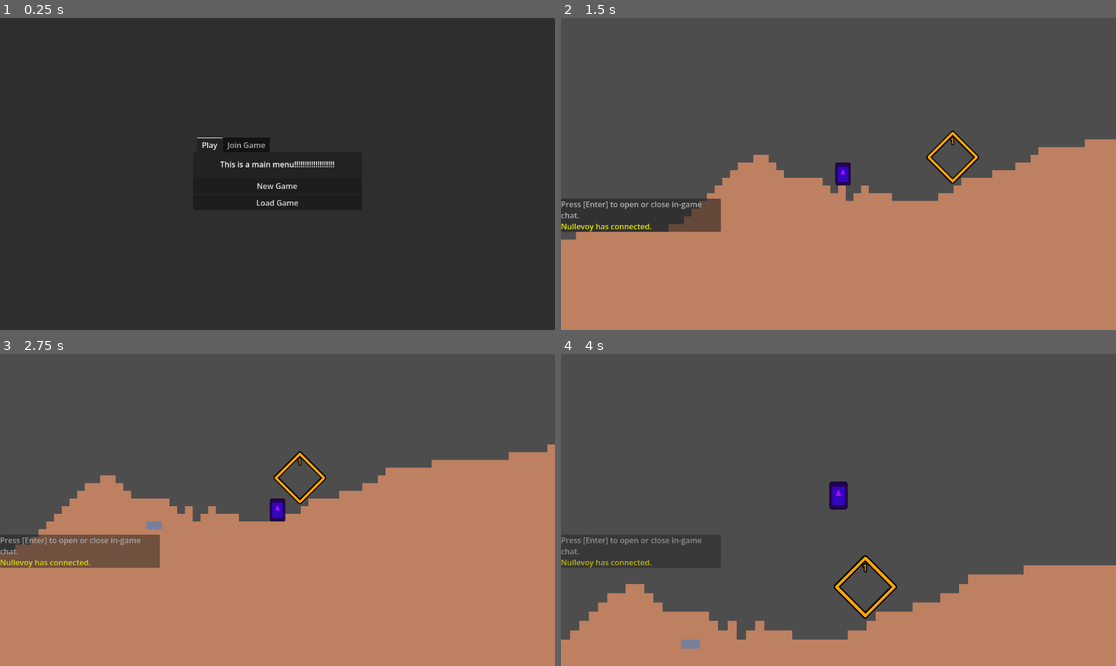
Above: before the commit, frames 1-4 (two rows, left to right).
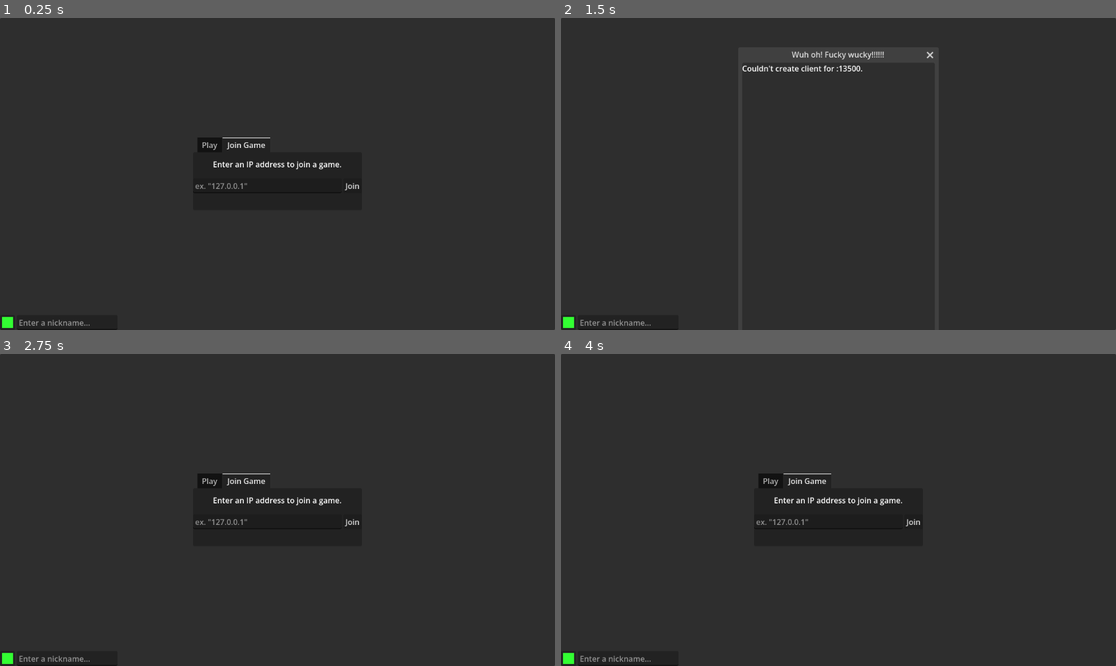
Above: after the commit, the same moments.

Repository: stacktrace-error/chunk-terrain
Game: Godot game, scene res://empty.tscn
The game is run twice, just before and just after one commit, with the same random seed, the same clock (stepped at 60 frames per second) and the same inputs. The engine's default icon, where the game draws it, is replaced by a stand-in: a white triangle on a blue panel in a dark square.
Inputs (mouse positions are in pixels of both pictures, inside the frame that each line leads up to):
- Up to frame 1 (0.25 s): no input
- Up to frame 2 (1.5 s): click (916, 186) at 0.5 s, where only the run after the commit has a clickable "Join"; move the mouse to (960, 158) at 1.27 s; hold D (right) from 1.28 s (still down); tap Middle mouse button (ping) at 1.35 s
- Up to frame 3 (2.75 s): move the mouse to (166, 525) at 2.02 s; release D (right) at 2.03 s; hold S (down) from 2.03 s (still down); click (166, 525) at 2.1 s
- Up to frame 4 (4 s): move the mouse to (894, 441) at 2.77 s; release S (down) at 2.78 s; hold D (right) 2.78-3.53 s; hold Right mouse button (remove_tile) 2.78-3.53 s; move the mouse to (810, 572) at 3.52 s; hold W (up) from 3.53 s (still down); tap Mouse wheel up (zoom_in) at 3.6 s

The runs differ from the first frame. In frame 1, 0.9% of the frame differs, in the area x 0-65%, y 38-100%; in frame 2, 96%; in frame 3, 100%, in the area x 0-100%, y 0-100%; in frame 4, 97%.

Commit message:
simple settings + sending player data

Diff:
--- /dev/null
+++ b/g_settings.gd
@@ -0,0 +1,33 @@
+extends Node
+
+var settings : Dictionary = {
+	"nickname" = "",
+	"nickname_color" = "33ff33",
+	"last_join_ip" = "",
+	"last_host_port" = ""
+}
+
+func write_setting(key:String, value:String) -> void:
+	var file : FileAccess = FileAccess.open("user://settings.json", FileAccess.WRITE)
+	settings[key] = value
+	file.store_string(JSON.stringify(settings, ""))
+	file.close()
+
+## Doesn't actually read, name is just for consistency.
+func read_setting(key:String) -> String:
+	return settings.get(key, "")
+
+func get_player() -> Dictionary:
+	return {
+		"nickname" = settings["nickname"],
+		"nickname_color" = settings["nickname_color"],
+	} if !Util.launch_args.has("no-name") else {
+		"nickname" = str(multiplayer.get_unique_id()),
+		"nickname_color" = "bebebe"
+	}
+
+func _ready() -> void:
+	var file : FileAccess = FileAccess.open("user://settings.json", FileAccess.READ)
+	if file:
+		settings = JSON.parse_string(file.get_as_text())
+		file.close()
--- a/multiplayer/g_lobby.gd
+++ b/multiplayer/g_lobby.gd
@@ -23,10 +23,12 @@
 
 func _process(_delta: float) -> void:
 	var p : MultiplayerPeer = multiplayer.multiplayer_peer
-	if p and !multiplayer.is_server(): connection_status = p.get_connection_status()
+	if p is ENetMultiplayerPeer and !multiplayer.is_server(): connection_status = p.get_connection_status()
 
 
 func host_parse_port(port_string:String="") -> bool:
+	Settings.write_setting("last_host_port", port_string)
+
 	var port : int = default_port
 	if !port_string.is_empty(): port = port_string.to_int()
 	return host(port)
@@ -39,13 +41,8 @@
 		ERR_ALREADY_IN_USE: ErrorPopup.show_with("Multiplayer peer already in use.")
 		OK:
 			multiplayer.multiplayer_peer = peer
-			multiplayer.peer_connected.connect(on_peer_connected)
 			multiplayer.peer_disconnected.connect(on_peer_disconnected)
-			#multiplayer.peer_disconnected.connect()
-			on_peer_connected(1)
-
-			# This could be on a button, but that's not needed right now
-			#if !has_started: rpc_start_game.rpc()
+			send_player()
 
 			DisplayServer.window_set_title.call_deferred("hosting")
 
@@ -54,6 +51,8 @@
 
 
 func join_parse_port(address:String) -> bool:
+	Settings.write_setting("last_join_ip", address)
+
 	var split : PackedStringArray = address.rsplit(":", false, 1)
 
 	if split.size() > 1: return join(split[0], split[1].to_int())
@@ -69,49 +68,53 @@
 		ERR_ALREADY_IN_USE: ErrorPopup.show_with("Multiplayer peer already in use.")
 		OK:
 			multiplayer.multiplayer_peer = peer
+			multiplayer.connected_to_server.connect(send_player)
+			multiplayer.server_disconnected.connect(quit)
 			multiplayer.peer_disconnected.connect(on_peer_disconnected)
-			multiplayer.server_disconnected.connect(quit)
 
 			DisplayServer.window_set_title.call_deferred(str(address, ":", port))
 			return true
 	return false
 
 
-func on_peer_connected(id:int) -> void:
-	if players.get(id): return
+func send_player() -> void:
+	rpc_send_player.rpc_id(1, Settings.get_player())
+
+@rpc("any_peer", "call_local")
+func rpc_send_player(player:Dictionary) -> void:
+	if !multiplayer.is_server(): return
+	player["id"] = multiplayer.get_remote_sender_id()
+	on_player_received(player)
+
+func on_player_received(player:Dictionary) -> void:
+	if players.get(player.id): return
 
 	# send current players to the new peer
-	for p : int in players:
-		rpc_add_player.rpc_id(id, p)
+	for p : Dictionary in players.values():
+		rpc_add_player.rpc_id(player.id, p)
 
-	rpc_add_player.rpc(id) # add the peer's player for everyone else
+	rpc_add_player.rpc(player) # add the peer's player for everyone else
 
-	Surfaces.on_peer_connected(id)
+	Surfaces.on_peer_connected(player.id)
 
 @rpc("call_local")
-func rpc_add_player(id:int) -> void:
-	if players.get(id):
-		print("attempted to add duplicate player " + str(id))
+func rpc_add_player(player:Dictionary) -> void:
+	if players.get(player.id):
+		print("attempted to add duplicate player " + player.id)
 		return
-
-	var player : Dictionary = {
-		"id" = id,
-		"nickname" = "Nullevoy" if id == 1 else "fuckass bum",
-		"color" = Color.GRAY,
-	}
-	players[id] = player
+	players[player.id] = player
 
 	HUD.chat.add_message(tr("msg_player_connected") % player.nickname)
 
 
 func start_game() -> void:
-	if players.is_empty(): rpc_add_player(1)
+	if players.is_empty(): send_player()
 	Surfaces.on_game_started()
 
 func quit() -> void:
 	## ffs.
 	Util.check_disconnect(multiplayer.peer_disconnected, on_peer_disconnected)
-	Util.check_disconnect(multiplayer.peer_connected, on_peer_connected)
+	Util.check_disconnect(multiplayer.connected_to_server, send_player)
 	Util.check_disconnect(multiplayer.server_disconnected, quit)
 
 	multiplayer.multiplayer_peer.close()
@@ -130,4 +133,4 @@
 	return players.get(multiplayer.get_unique_id())
 
 func get_colored_name(id:int) -> String:
-	return str("[color=", players[id].color.to_html(false), "]", players[id].nickname, "[/color]")
+	return str("[color=", players[id].nickname_color, "]", players[id].nickname, "[/color]")
--- a/project.godot
+++ b/project.godot
@@ -24,10 +24,11 @@
 [autoload]
 
 Util="*uid://b1ox2g36gt0oq"
+Settings="*uid://mxmkpeh2bwq2"
 HUD="*uid://ct0cs4hrv60t6"
 ErrorPopup="*uid://dvgqqshnkxor2"
 Surfaces="*uid://cotemipcvisqa"
-Lobby="*uid://cq5aeyk33xfvo"
+Lobby="*uid://cgur0hsjp3hq1"
 Camera="*res://g_camera.tscn"
 PingMarkers="*uid://crbgw6ct16osm"
 MainMenu="*uid://b50nne4g7wvf8"
--- a/ui/dialog/pause_dialog.gd
+++ b/ui/dialog/pause_dialog.gd
@@ -6,6 +6,8 @@
 	%SaveAsButton.pressed.connect(%SaveDialog.popup_centered_clamped)
 
 	%SaveDialog.file_selected.connect(Surfaces.save_as)
+
+	%HostPort.text = Settings.read_setting("last_host_port")
 
 	Surfaces.world_closed.connect(hide)
 	hide()
--- a/ui/dialog/pause_dialog.tscn
+++ b/ui/dialog/pause_dialog.tscn
@@ -62,7 +62,6 @@
 custom_minimum_size = Vector2(200, 0)
 layout_mode = 2
 size_flags_horizontal = 3
-text = "13500"
 placeholder_text = "Enter port number..."
 emoji_menu_enabled = false
 
--- a/ui/main_menu.gd
+++ b/ui/main_menu.gd
@@ -6,6 +6,8 @@
 
 	Surfaces.world_created.connect(hide)
 	Surfaces.world_closed.connect(show)
+
+	%JoinAddress.text = Settings.read_setting("last_join_ip")
 
 	visibility_changed.connect(on_visibility_changed)
 	on_visibility_changed()
--- a/ui/main_menu.tscn
+++ b/ui/main_menu.tscn
@@ -1,30 +1,43 @@
 [gd_scene format=3 uid="uid://b50nne4g7wvf8"]
 
 [ext_resource type="Script" uid="uid://qthtmxf0u1ta" path="res://ui/main_menu.gd" id="1_qtwoh"]
+[ext_resource type="PackedScene" uid="uid://dc8dgp5nmtxbf" path="res://ui/player_info.tscn" id="2_0dkrt"]
 
 [node name="MainMenu" type="CanvasLayer" unique_id=2060055621]
 script = ExtResource("1_qtwoh")
 
-[node name="PanelContainer" type="PanelContainer" parent="." unique_id=60261454]
+[node name="Panel" type="Panel" parent="." unique_id=1106468792]
 anchors_preset = 15
 anchor_right = 1.0
 anchor_bottom = 1.0
 grow_horizontal = 2
 grow_vertical = 2
 
-[node name="CenterContainer" type="CenterContainer" parent="PanelContainer" unique_id=1241330731]
+[node name="MainMenu" type="CenterContainer" parent="Panel" unique_id=1241330731]
+layout_mode = 1
+anchors_preset = 8
+anchor_left = 0.5
+anchor_top = 0.5
+anchor_right = 0.5
+anchor_bottom = 0.5
+offset_left = -576.0
+offset_top = -324.0
+offset_right = 576.0
+offset_bottom = 324.0
+grow_horizontal = 2
+grow_vertical = 2
+
+[node name="TabContainer" type="TabContainer" parent="Panel/MainMenu" unique_id=318418124]
 layout_mode = 2
+current_tab = 1
 
-[node name="TabContainer" type="TabContainer" parent="PanelContainer/CenterContainer" unique_id=318418124]
-layout_mode = 2
-current_tab = 0
-
-[node name="Play" type="VBoxContainer" parent="PanelContainer/CenterContainer/TabContainer" unique_id=375045166]
+[node name="Play" type="VBoxContainer" parent="Panel/MainMenu/TabContainer" unique_id=375045166]
+visible = false
 custom_minimum_size = Vector2(350, 0)
 layout_mode = 2
 metadata/_tab_index = 0
 
-[node name="RichTextLabel2" type="RichTextLabel" parent="PanelContainer/CenterContainer/TabContainer/Play" unique_id=1173854413]
+[node name="RichTextLabel2" type="RichTextLabel" parent="Panel/MainMenu/TabContainer/Play" unique_id=1173854413]
 custom_minimum_size = Vector2(350, 50)
 layout_mode = 2
 bbcode_enabled = true
@@ -33,33 +46,47 @@
 horizontal_alignment = 1
 vertical_alignment = 1
 
-[node name="NewGame" type="Button" parent="PanelContainer/CenterContainer/TabContainer/Play" unique_id=839529766]
+[node name="NewGame" type="Button" parent="Panel/MainMenu/TabContainer/Play" unique_id=839529766]
 layout_mode = 2
 text = "New Game"
 
-[node name="LoadGame" type="Button" parent="PanelContainer/CenterContainer/TabContainer/Play" unique_id=293170101]
+[node name="LoadGame" type="Button" parent="Panel/MainMenu/TabContainer/Play" unique_id=293170101]
 layout_mode = 2
 text = "Load Game"
 
-[node name="Join Game" type="HBoxContainer" parent="PanelContainer/CenterContainer/TabContainer" unique_id=1415806010]
-visible = false
+[node name="Join Game" type="VBoxContainer" parent="Panel/MainMenu/TabContainer" unique_id=1016404342]
+custom_minimum_size = Vector2(350, 120)
 layout_mode = 2
 metadata/_tab_index = 1
 
-[node name="JoinAddress" type="LineEdit" parent="PanelContainer/CenterContainer/TabContainer/Join Game" unique_id=1845898410]
+[node name="RichTextLabel2" type="RichTextLabel" parent="Panel/MainMenu/TabContainer/Join Game" unique_id=1295054076]
+custom_minimum_size = Vector2(350, 50)
+layout_mode = 2
+bbcode_enabled = true
+text = "Enter an IP address to join a game."
+fit_content = true
+horizontal_alignment = 1
+vertical_alignment = 1
+
+[node name="HBoxContainer" type="HBoxContainer" parent="Panel/MainMenu/TabContainer/Join Game" unique_id=216351972]
+layout_mode = 2
+
+[node name="JoinAddress" type="LineEdit" parent="Panel/MainMenu/TabContainer/Join Game/HBoxContainer" unique_id=1845898410]
 unique_name_in_owner = true
 custom_minimum_size = Vector2(200, 0)
 layout_mode = 2
 size_flags_horizontal = 3
-text = "localhost"
 placeholder_text = "ex. \"127.0.0.1\""
 emoji_menu_enabled = false
 
-[node name="JoinButton" type="Button" parent="PanelContainer/CenterContainer/TabContainer/Join Game" unique_id=785626236]
+[node name="JoinButton" type="Button" parent="Panel/MainMenu/TabContainer/Join Game/HBoxContainer" unique_id=785626236]
 layout_mode = 2
 size_flags_horizontal = 0
 size_flags_vertical = 4
 text = "Join"
+
+[node name="PlayerInfo" parent="Panel" unique_id=1347944645 instance=ExtResource("2_0dkrt")]
+layout_mode = 1
 
 [node name="LoadDialog" type="FileDialog" parent="." unique_id=399311486]
 title = "Open a File"
@@ -68,8 +95,8 @@
 filters = PackedStringArray("*.json")
 use_native_dialog = true
 
-[connection signal="pressed" from="PanelContainer/CenterContainer/TabContainer/Play/NewGame" to="." method="_on_new_game_pressed"]
-[connection signal="pressed" from="PanelContainer/CenterContainer/TabContainer/Play/LoadGame" to="LoadDialog" method="popup_centered_clamped"]
-[connection signal="text_submitted" from="PanelContainer/CenterContainer/TabContainer/Join Game/JoinAddress" to="." method="on_join_submitted" unbinds=1]
-[connection signal="pressed" from="PanelContainer/CenterContainer/TabContainer/Join Game/JoinButton" to="." method="on_join_submitted"]
+[connection signal="pressed" from="Panel/MainMenu/TabContainer/Play/NewGame" to="." method="_on_new_game_pressed"]
+[connection signal="pressed" from="Panel/MainMenu/TabContainer/Play/LoadGame" to="LoadDialog" method="popup_centered_clamped"]
+[connection signal="text_submitted" from="Panel/MainMenu/TabContainer/Join Game/HBoxContainer/JoinAddress" to="." method="on_join_submitted" unbinds=1]
+[connection signal="pressed" from="Panel/MainMenu/TabContainer/Join Game/HBoxContainer/JoinButton" to="." method="on_join_submitted"]
 [connection signal="file_selected" from="LoadDialog" to="." method="_on_load_dialog_file_selected"]
--- /dev/null
+++ b/ui/player_info.gd
@@ -0,0 +1,13 @@
+extends HBoxContainer
+
+func _ready() -> void:
+	%ColorPickerButton.color = Color(Settings.read_setting("nickname_color"))
+	%Nickname.text = Settings.read_setting("nickname")
+
+
+func _on_nickname_text_changed(new_text: String) -> void:
+	Settings.write_setting("nickname", new_text)
+
+
+func _on_color_picker_button_color_changed(color: Color) -> void:
+	Settings.write_setting("nickname_color", color.to_html(false))
--- /dev/null
+++ b/ui/player_info.tscn
@@ -0,0 +1,30 @@
+[gd_scene format=3 uid="uid://dc8dgp5nmtxbf"]
+
+[ext_resource type="Script" uid="uid://ud6r0xbr2dc0" path="res://ui/player_info.gd" id="1_sjehk"]
+
+[node name="PlayerInfo" type="HBoxContainer" unique_id=1347944645]
+anchors_preset = 2
+anchor_top = 1.0
+anchor_bottom = 1.0
+offset_top = -31.0
+offset_right = 244.0
+grow_vertical = 0
+script = ExtResource("1_sjehk")
+
+[node name="ColorPickerButton" type="ColorPickerButton" parent="." unique_id=1641970100]
+unique_name_in_owner = true
+custom_minimum_size = Vector2(31, 0)
+layout_mode = 2
+color = Color(0.70980394, 1, 0.70980394, 1)
+edit_alpha = false
+
+[node name="Nickname" type="LineEdit" parent="." unique_id=1210297989]
+unique_name_in_owner = true
+custom_minimum_size = Vector2(200, 0)
+layout_mode = 2
+size_flags_horizontal = 3
+placeholder_text = "Enter a nickname..."
+emoji_menu_enabled = false
+
+[connection signal="color_changed" from="ColorPickerButton" to="." method="_on_color_picker_button_color_changed"]
+[connection signal="text_changed" from="Nickname" to="." method="_on_nickname_text_changed"]
--- a/world/surface.gd
+++ b/world/surface.gd
@@ -59,20 +59,6 @@
 	return s
 
 
-## Places tiles from serialized chunk data.
-## If chunk data is empty, generates the chunk instead.
-func deserialize_chunk_tiles(cxy:Vector2i, chunk:Array) -> void:
-	if chunk.is_empty():
-		generate_chunk(cxy)
-		return
-
-	mark_chunk_used(cxy)
-	var mxy : Vector2i = Vector2i()
-	for mx in chunk_size[0]: for my in chunk_size[1]:
-		mxy[0] = cxy[0] * chunk_size[0] + mx
-		mxy[1] = cxy[1] * chunk_size[1] + my
-		deserialize_tile(mxy, chunk[mx][my])
-
 ## Puts chunk data into a format that can be sent over network.
 ## Returns empty data when the chunk can be generated.
 func serialize_chunk_tiles(cxy:Vector2i) -> Array:
@@ -93,6 +79,20 @@
 
 		chunk[mx] = tiles
 	return chunk
+
+## Places tiles from serialized chunk data.
+## If chunk data is empty, generates the chunk instead.
+func deserialize_chunk_tiles(cxy:Vector2i, chunk:Array) -> void:
+	if chunk.is_empty():
+		generate_chunk(cxy)
+		return
+
+	mark_chunk_used(cxy)
+	var mxy : Vector2i = Vector2i()
+	for mx in chunk_size[0]: for my in chunk_size[1]:
+		mxy[0] = cxy[0] * chunk_size[0] + mx
+		mxy[1] = cxy[1] * chunk_size[1] + my
+		deserialize_tile(mxy, chunk[mx][my])
 
 
 func serialize_tile(mxy:Vector2i) -> int:
Not shown, added: g_settings.gd.uid
Not shown: 1 places in multiplayer/g_lobby.tscn that only renumber resources
Not shown, added: ui/player_info.gd.uid
